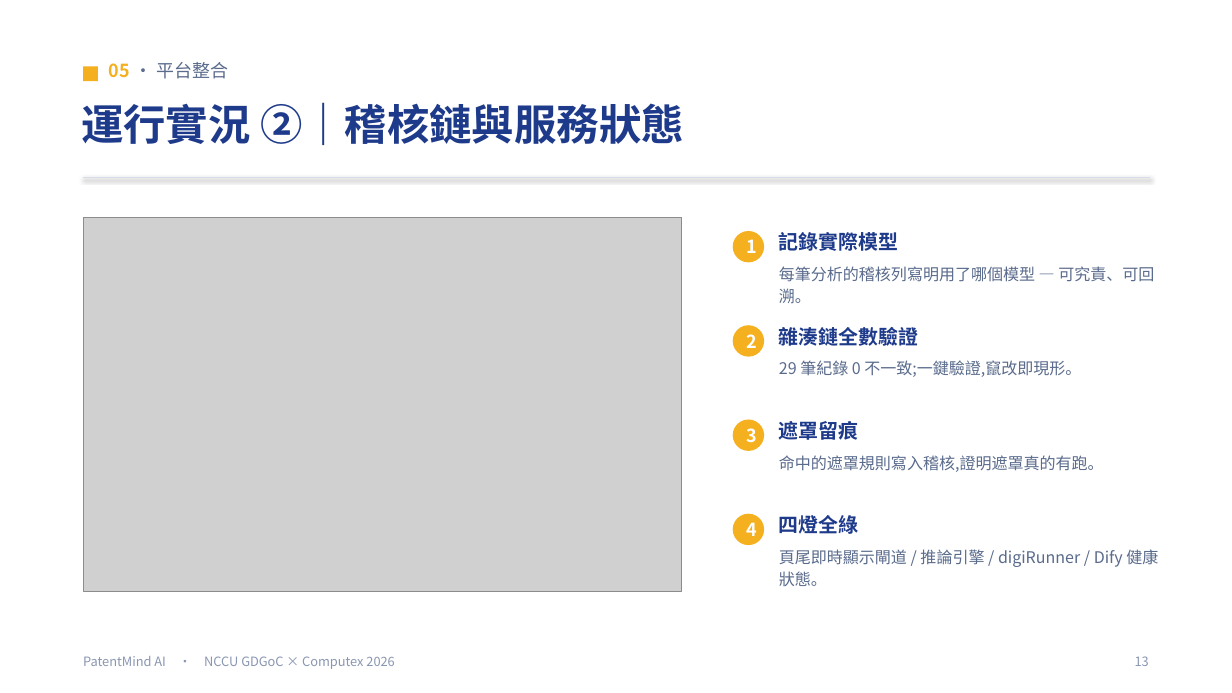
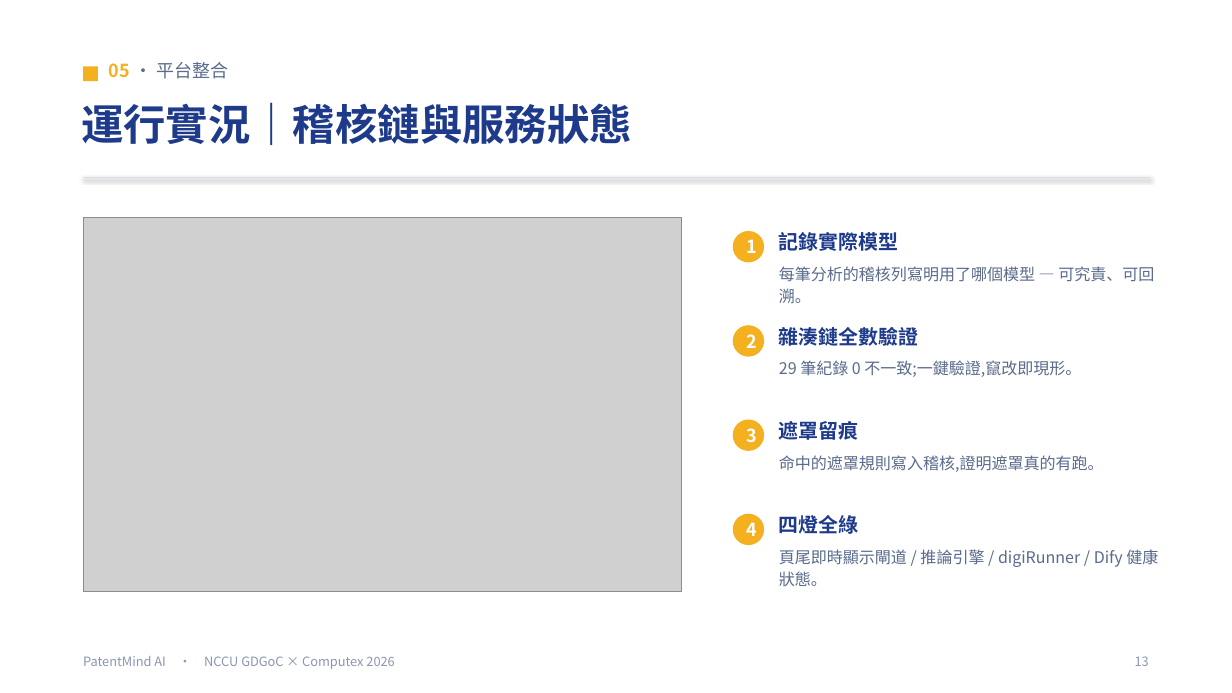
Before and after one commit to Adrian-Kao/shin-lee, a slide deck: slide 14 of presentation/PatentMind_簡報.pptx. Drawn at 1232x693 pixels with LibreOffice and Linux fonts; fonts in the diff are those of the drawing; grey boxes stand for pictures. Boxes give left, top, right and bottom in pixels: in the first picture for what was removed or moved away, otherwise in the second. Text is boxed around its words. In the diff, an @@ line names an element or a change of style, - is before the commit and + after.

```diff
--- a/presentation/PatentMind_簡報.pptx
+++ b/presentation/PatentMind_簡報.pptx
@@ text at bbox=[81, 102, 631, 145]: text changed @@
-運行實況 ②｜稽核鏈與服務狀態
+運行實況｜稽核鏈與服務狀態
```
Also in this commit, not shown: 3 other slides changed, 5 other files.
